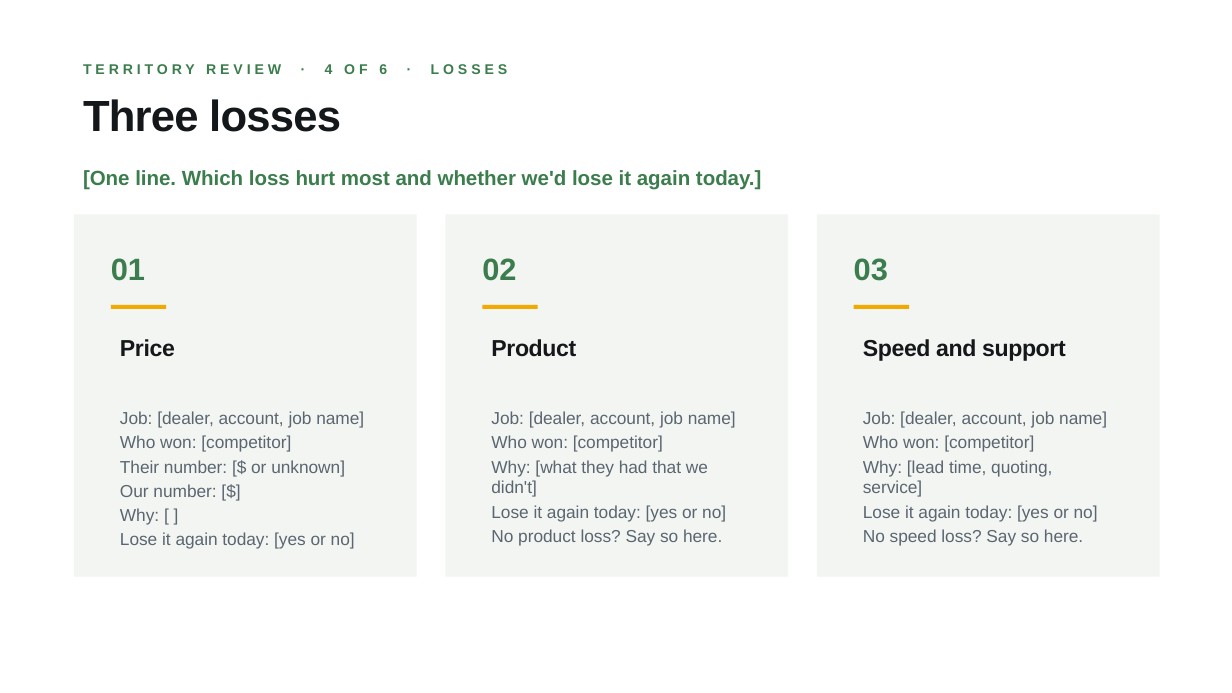
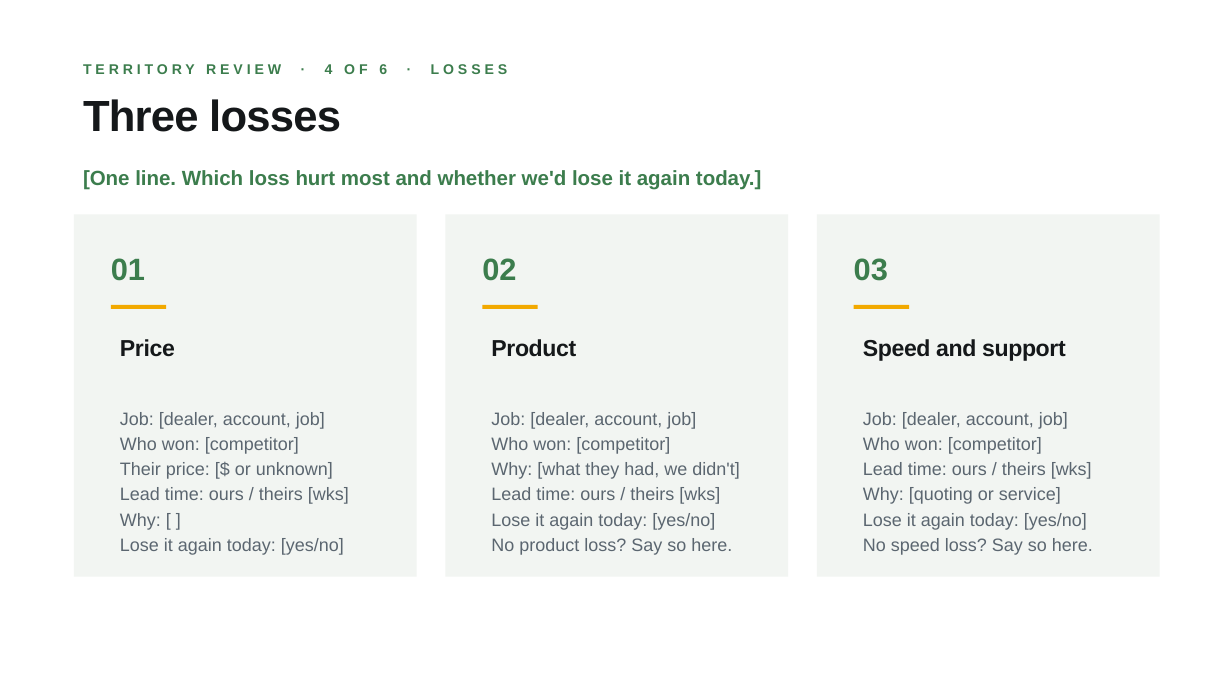
Before and after one commit to guralsnj/git_test, a slide deck: slide 5 of decks/territory-review/Territory Review Template - Market (Mac).pptx. Drawn at 1232x693 pixels with LibreOffice and Linux fonts; fonts in the diff are those of the drawing; background and template pictures are left out. Boxes give left, top, right and bottom in pixels: in the first picture for what was removed or moved away, otherwise in the second. Text is boxed around its words. In the diff, an @@ line names an element or a change of style, - is before the commit and + after.

```diff
--- a/decks/territory-review/Territory Review Template - Market (Mac).pptx
+++ b/decks/territory-review/Territory Review Template - Market (Mac).pptx
@@ text at [120, 412, 325, 429]: text changed; size 13.5 to 14 pt @@
-Job: [dealer, account, job name]
+Job: [dealer, account, job]
@@ text at [491, 412, 696, 429]: text changed; size 13.5 to 14 pt @@
-Job: [dealer, account, job name]
+Job: [dealer, account, job]
@@ text at [863, 412, 1068, 429]: text changed; size 13.5 to 14 pt @@
-Job: [dealer, account, job name]
+Job: [dealer, account, job]
@@ text at [120, 437, 299, 530]: size 13.5 to 14 pt in "Who won: [competitor]", "Why: [ ]" @@
@@ text at [491, 437, 732, 555]: size 13.5 to 14 pt in "Who won: [competitor]", "No product loss? Say so here." @@
@@ text at [863, 437, 1093, 555]: size 13.5 to 14 pt in "Who won: [competitor]", "No speed loss? Say so here." @@
@@ text at [120, 462, 349, 504]: text changed; size 13.5 to 14 pt @@
-Their number: [$ or unknown]
-Our number: [$]
+Their price: [$ or unknown]
+Lead time: ours / theirs [wks]
@@ text at [491, 462, 739, 530]: text changed; size 13.5 to 14 pt @@
-Why: [what they had that we didn't]
-Lose it again today: [yes or no]
+Why: [what they had, we didn't]
+Lead time: ours / theirs [wks]
+Lose it again today: [yes/no]
@@ text at [863, 462, 1092, 530]: text changed; size 13.5 to 14 pt @@
-Why: [lead time, quoting, service]
-Lose it again today: [yes or no]
+Lead time: ours / theirs [wks]
+Why: [quoting or service]
+Lose it again today: [yes/no]
@@ text at [120, 538, 344, 555]: text changed; size 13.5 to 14 pt @@
-Lose it again today: [yes or no]
+Lose it again today: [yes/no]
```
Also in this commit, not shown: 1 other slide changed, 3 other files.
